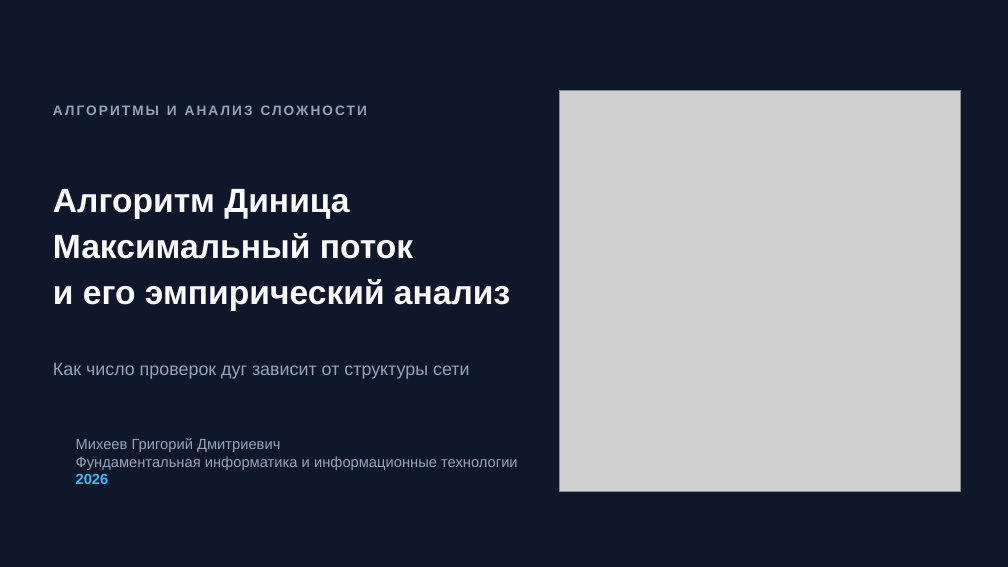
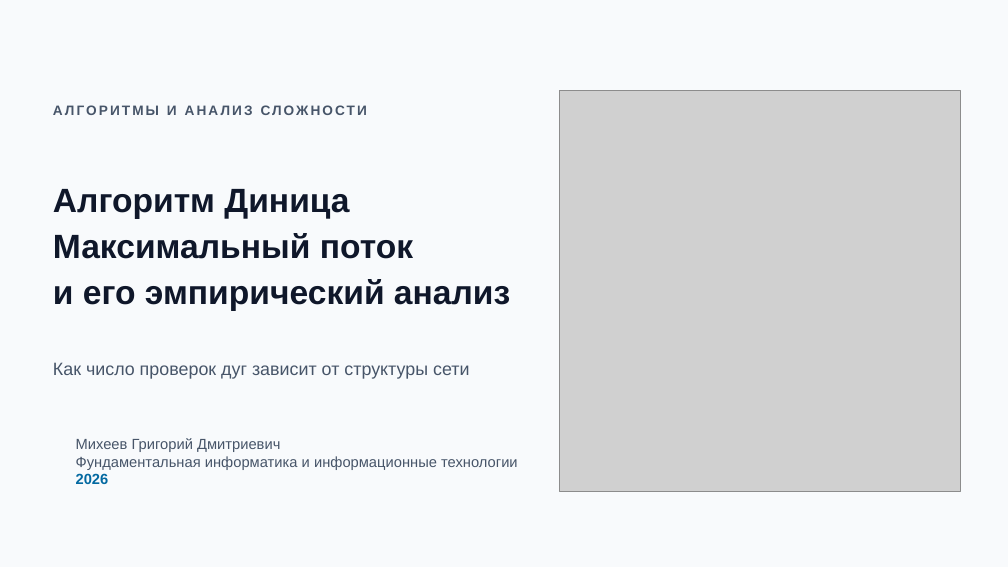
Before and after one commit to kex1tu/algo-dinic, a slide deck: slide 1 of output/Диниц презентация.pptx. Drawn at 1008x567 pixels with LibreOffice and Linux fonts; fonts in the diff are those of the drawing; grey boxes stand for pictures. Boxes give left, top, right and bottom in pixels: in the first picture for what was removed or moved away, otherwise in the second. Text is boxed around its words. In the diff, an @@ line names an element or a change of style, - is before the commit and + after.

```diff
--- a/output/Диниц презентация.pptx
+++ b/output/Диниц презентация.pptx
@@ background #0F172A to #F8FAFC @@
@@ text "АЛГОРИТМЫ И АНАЛИЗ СЛОЖНОСТИ" at [53,105,367,115]: text colour #94A3B8 to #475569 @@
@@ text "Алгоритм Диница" at [53,189,510,311]: text colour #F8FAFC to #0F172A @@
@@ text "Как число проверок дуг зависит ..." at [53,362,469,379]: text colour #94A3B8 to #475569 @@
@@ text "Михеев Григорий Дмитриевич" at [76,438,518,484]: text colour #94A3B8 to #475569; text colour #38BDF8 to #0369A1 in "2026" @@
```
Also in this commit, not shown: 1 other slide changed.
